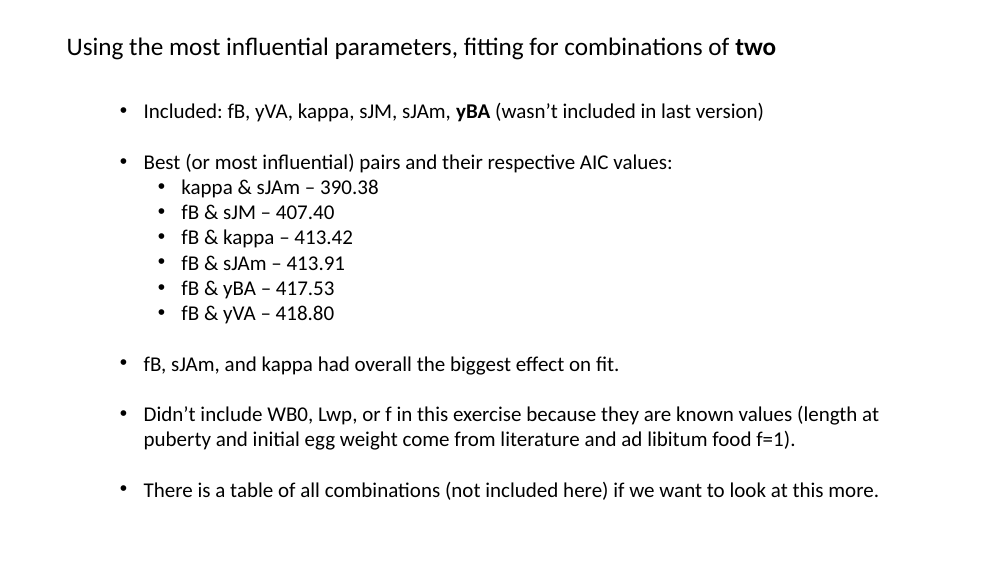
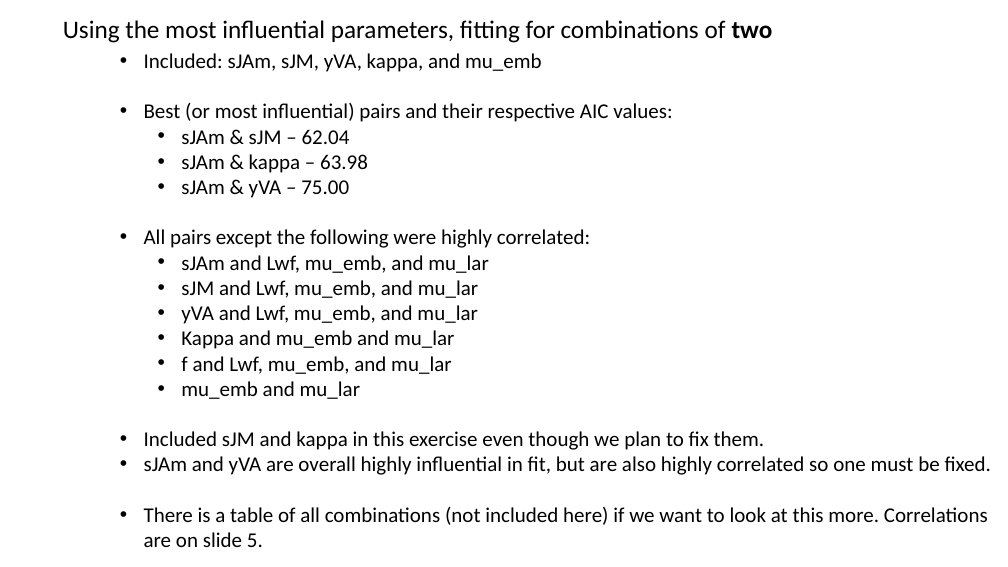
Before and after one commit to tschwemmer/MenidiaOA, a slide deck: slide 13 of DEBkiss results/Current version and updates.pptx (slide 14 before the commit). Drawn at 1008x567 pixels with LibreOffice and Linux fonts; fonts in the diff are those of the drawing. Boxes give left, top, right and bottom in pixels: in the first picture for what was removed or moved away, otherwise in the second. Text is boxed around its words. In the diff, an @@ line names an element or a change of style, - is before the commit and + after.

```diff
--- a/DEBkiss results/Current version and updates.pptx
+++ b/DEBkiss results/Current version and updates.pptx
@@ text "Using the most influential parameters, ...": place and size @@
-text "Using the most influential parameters, ..." at box(67, 37, 776, 60)
+text "Using the most influential parameters, ..." at box(63, 20, 773, 43)
@@ text "Included: sJAm, sJM, yVA, kappa, ...": place and size @@
-text "Included: sJAm, sJM, yVA, kappa, ..." at box(144, 103, 879, 500)
+text "Included: sJAm, sJM, yVA, kappa, ..." at box(144, 53, 991, 547)
@@ text at box(144, 53, 542, 72): text changed @@
-• Included: fB, yVA, kappa, sJM, sJAm, yBA (wasn’t included in last version)
+• Included: sJAm, sJM, yVA, kappa, and mu_emb
@@ text at box(144, 129, 991, 547): text changed @@
-  • kappa & sJAm – 390.38
-  • fB & sJM – 407.40
-  • fB & kappa – 413.42
-  • fB & sJAm – 413.91
-  • fB & yBA – 417.53
-  • fB & yVA – 418.80
-• fB, sJAm, and kappa had overall the biggest effect on fit.
-• Didn’t include WB0, Lwp, or f in this exercise because they are known values (length at puberty and initial egg weight come from literature and ad libitum food f=1).
-• There is a table of all combinations (not included here) if we want to look at this more.
+  • sJAm & sJM – 62.04
+  • sJAm & kappa – 63.98
+  • sJAm & yVA – 75.00
+• All pairs except the following were highly correlated:
+  • sJAm and Lwf, mu_emb, and mu_lar
+  • sJM and Lwf, mu_emb, and mu_lar
+  • yVA and Lwf, mu_emb, and mu_lar
+  • Kappa and mu_emb and mu_lar
+  • f and Lwf, mu_emb, and mu_lar
+  • mu_emb and mu_lar
+• Included sJM and kappa in this exercise even though we plan to fix them.
+• sJAm and yVA are overall highly influential in fit, but are also highly correlated so one must be fixed.
+• There is a table of all combinations (not included here) if we want to look at this more. Correlations are on slide 5.
```
Also in this commit, not shown: 6 other slides changed, 2 slides added, 6 slides removed, 1 other file.
